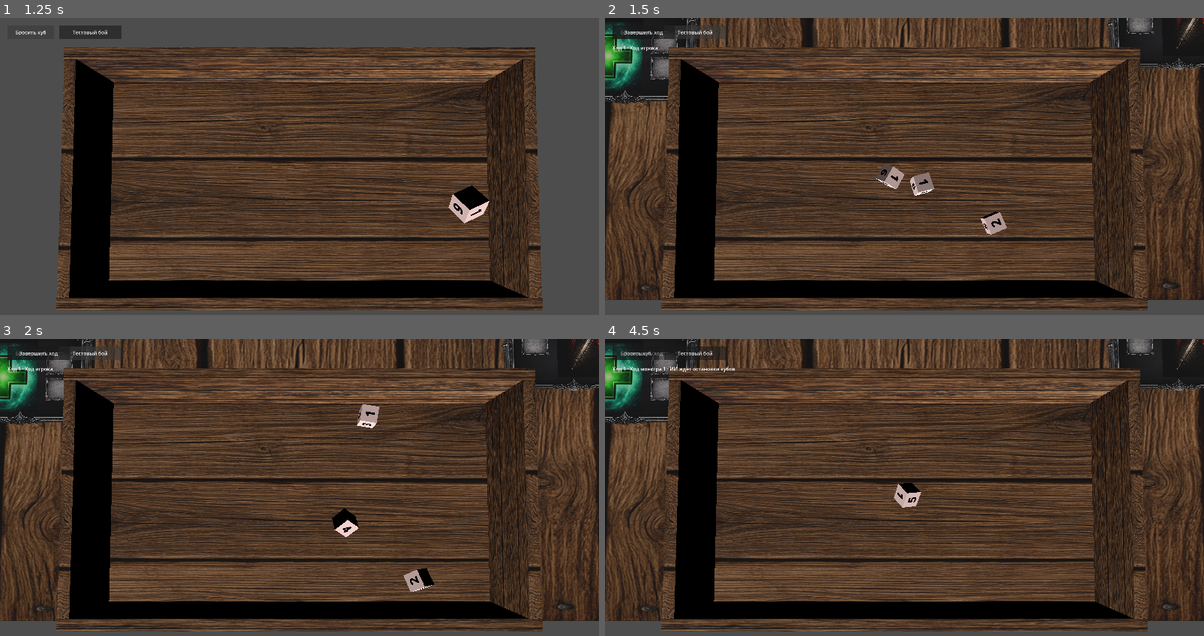
Above: before the commit, frames 1-4 (two rows, left to right).
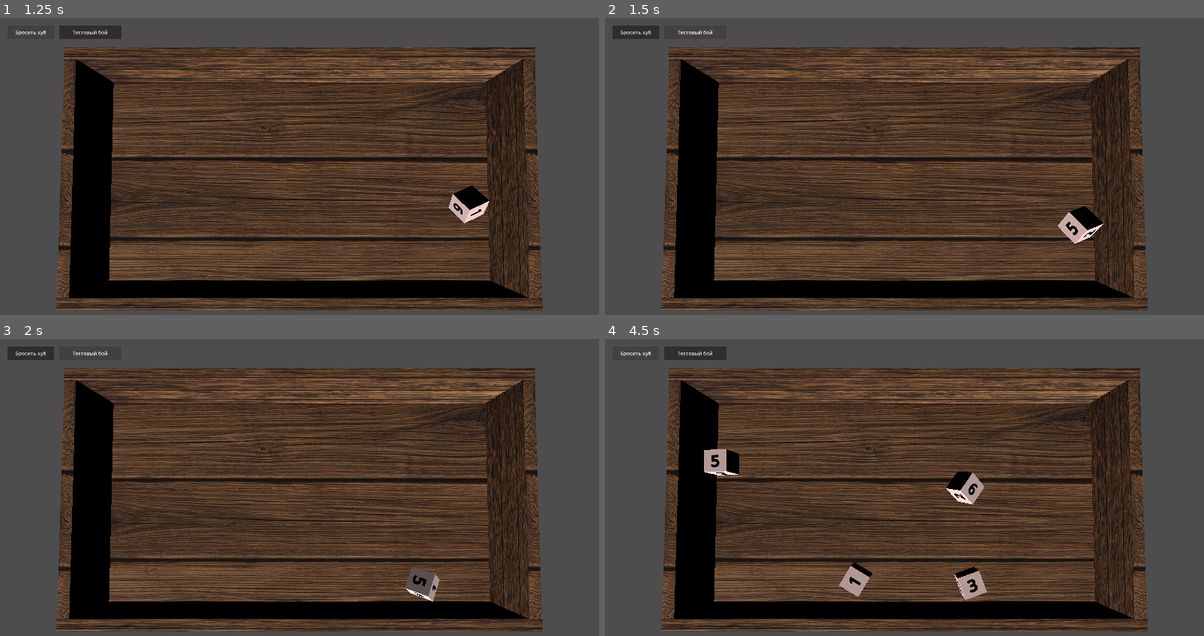
Above: after the commit, the same moments.

Repository: olegbogai-web/dicegame
Game: Godot game, scene res://scenes/board.tscn
The game is run twice, just before and just after one commit, with the same random seed, the same clock (stepped at 60 frames per second) and the same inputs.
Inputs (mouse positions are in pixels of both pictures, inside the frame that each line leads up to):
- Up to frame 1 (1.25 s): click "Бросить куб" at 0.5 s
- Up to frame 2 (1.5 s): click "Тестовый бой" at 1.25 s
- Up to frame 3 (2 s): no input
- Up to frame 4 (4.5 s): click (640, 353) at 2 s, where only the run before the commit has a clickable "Завершить ход"; click "Бросить куб" at 2.75 s; click "Тестовый бой" at 3.5 s; click "Бросить куб" at 4.25 s

Frame 1 is identical in both runs. In frame 2, 27% of the frame differs, in the area x 0-100%, y 0-95%; in frame 3, 27%; in frame 4, 28%.

Commit message:
Revert "Адаптация логики боя под res://scenes/new_battle_table.tscn"

Diff:
--- a/scenes/battle_table.gd
+++ b/scenes/battle_table.gd
@@ -24,17 +24,16 @@
 const ACTIVATION_ANIMATION_DURATION := 0.5
 const ACTIVATION_TARGET_LIFT_Y := 0.4
 
-@onready var _camera: Camera3D = _resolve_camera()
-@onready var _board: BoardController = get_node_or_null(^"board") as BoardController
-@onready var _floor: MeshInstance3D = _resolve_floor_mesh()
-@onready var _left_floor: MeshInstance3D = get_node_or_null(^"left_floor") as MeshInstance3D
-@onready var _right_floor: MeshInstance3D = get_node_or_null(^"right_floor") as MeshInstance3D
-@onready var _player_sprite: MeshInstance3D = get_node_or_null(^"player_sprite") as MeshInstance3D
-@onready var _monster_sprite_template: MeshInstance3D = get_node_or_null(^"monster_sprite") as MeshInstance3D
-@onready var _player_ability_template: MeshInstance3D = _resolve_player_ability_template()
-@onready var _monster_ability_template: MeshInstance3D = _resolve_monster_ability_template()
-@onready var _end_turn_button: Button = _resolve_end_turn_button()
-@onready var _turn_status_label: Label = _resolve_turn_status_label()
+@onready var _camera: Camera3D = $Camera3D
+@onready var _board: BoardController = $board
+@onready var _left_floor: MeshInstance3D = $left_floor
+@onready var _right_floor: MeshInstance3D = $right_floor
+@onready var _player_sprite: MeshInstance3D = $player_sprite
+@onready var _monster_sprite_template: MeshInstance3D = $monster_sprite
+@onready var _player_ability_template: MeshInstance3D = $ability_frame
+@onready var _monster_ability_template: MeshInstance3D = $ability_frame2
+@onready var _end_turn_button: Button = $UI/EndTurnButton
+@onready var _turn_status_label: Label = $UI/TurnStatusLabel
 
 var battle_room_data: BattleRoom
 var _generated_monster_sprites: Array[Node] = []
@@ -48,78 +47,6 @@
 var _selected_mouse_anchor := Vector3.ZERO
 var _activation_in_progress := false
 var _turn_transition_in_progress := false
-
-
-func _resolve_camera() -> Camera3D:
-	var camera := get_node_or_null(^"battle_camera") as Camera3D
-	if camera == null:
-		camera = get_node_or_null(^"Camera3D") as Camera3D
-	return camera
-
-
-func _resolve_floor_mesh() -> MeshInstance3D:
-	var floor := get_node_or_null(^"floor") as MeshInstance3D
-	if floor != null:
-		return floor
-	return _left_floor if _left_floor != null else _right_floor
-
-
-func _resolve_end_turn_button() -> Button:
-	var button := get_node_or_null(^"UI/EndTurnButton") as Button
-	if button == null and _board != null:
-		button = _board.get_node_or_null(^"UI/EndTurnButton") as Button
-	return button
-
-
-func _resolve_turn_status_label() -> Label:
-	var label := get_node_or_null(^"UI/TurnStatusLabel") as Label
-	if label == null and _board != null:
-		label = _board.get_node_or_null(^"UI/TurnStatusLabel") as Label
-	return label
-
-
-func _resolve_player_ability_template() -> MeshInstance3D:
-	var frames := _collect_ability_frame_templates()
-	if frames.is_empty():
-		return null
-	frames.sort_custom(func(a: MeshInstance3D, b: MeshInstance3D) -> bool:
-		return a.transform.origin.x < b.transform.origin.x
-	)
-	return frames[0]
-
-
-func _resolve_monster_ability_template() -> MeshInstance3D:
-	var frames := _collect_ability_frame_templates()
-	if frames.is_empty():
-		return null
-	frames.sort_custom(func(a: MeshInstance3D, b: MeshInstance3D) -> bool:
-		return a.transform.origin.x < b.transform.origin.x
-	)
-	return frames[frames.size() - 1]
-
-
-func _collect_ability_frame_templates() -> Array[MeshInstance3D]:
-	var frames: Array[MeshInstance3D] = []
-	for child in get_children():
-		if not child is MeshInstance3D:
-			continue
-		var mesh_child := child as MeshInstance3D
-		if not String(mesh_child.name).begins_with("ability_frame"):
-			continue
-		frames.append(mesh_child)
-	return frames
-
-
-func _get_stack_anchor(template: MeshInstance3D, fallback: Vector3) -> Vector3:
-	if template != null:
-		return template.transform.origin
-	return fallback
-
-
-func _get_sprite_anchor(template: MeshInstance3D, fallback: Vector3) -> Vector3:
-	if template != null:
-		return template.transform.origin
-	return fallback
 
 
 func _ready() -> void:
@@ -191,23 +118,17 @@
 
 
 func _apply_floor_textures() -> void:
-	if _left_floor != null or _right_floor != null:
-		_apply_texture_to_mesh(_left_floor, battle_room_data.left_floor_texture)
-		_apply_texture_to_mesh(_right_floor, battle_room_data.right_floor_texture)
-	elif _floor != null:
-		var floor_texture := battle_room_data.left_floor_texture if battle_room_data.left_floor_texture != null else battle_room_data.right_floor_texture
-		_apply_texture_to_mesh(_floor, floor_texture)
+	_apply_texture_to_mesh(_left_floor, battle_room_data.left_floor_texture)
+	_apply_texture_to_mesh(_right_floor, battle_room_data.right_floor_texture)
 
 
 func _apply_player_sprite() -> void:
 	var player_view := battle_room_data.player_view
-	if _player_sprite == null:
-		return
 	_player_sprite.visible = player_view != null and player_view.sprite != null
 	if not _player_sprite.visible:
 		return
 	_apply_texture_to_mesh(_player_sprite, player_view.sprite)
-	_player_sprite.transform = Transform3D(Basis.from_scale(player_view.base_scale), _get_sprite_anchor(_player_sprite, BattleRoomScript.PLAYER_SPRITE_POSITION))
+	_player_sprite.transform = Transform3D(Basis.from_scale(player_view.base_scale), BattleRoomScript.PLAYER_SPRITE_POSITION)
 	_apply_health_bar(_player_sprite, battle_room_data.get_player_health_ratio())
 	_apply_health_text(_player_sprite, battle_room_data.get_player_health_values(), ^"HP_frame/HP_text_player")
 
@@ -217,14 +138,11 @@
 	_monster_sprite_states.clear()
 
 	var monster_views := battle_room_data.monster_views
-	if _monster_sprite_template == null:
-		return
 	if monster_views.is_empty():
 		_monster_sprite_template.visible = false
 		return
 
 	var offsets := _build_centered_offsets(monster_views.size(), BattleRoomScript.STACK_SPACING_Z)
-	var sprite_anchor := _get_sprite_anchor(_monster_sprite_template, BattleRoomScript.MONSTER_SPRITE_POSITION)
 	for index in monster_views.size():
 		var target_sprite := _monster_sprite_template if index == 0 else _duplicate_sprite_template(_monster_sprite_template, _generated_monster_sprites)
 		var monster_view = monster_views[index]
@@ -234,7 +152,7 @@
 		_apply_texture_to_mesh(target_sprite, monster_view.sprite)
 		target_sprite.transform = Transform3D(
 			Basis.from_scale(monster_view.base_scale),
-			sprite_anchor + Vector3(0.0, 0.0, offsets[index])
+			BattleRoomScript.MONSTER_SPRITE_POSITION + Vector3(0.0, 0.0, offsets[index])
 		)
 		_apply_health_bar(target_sprite, battle_room_data.get_monster_health_ratio(index))
 		_apply_monster_health_text(target_sprite, battle_room_data.get_monster_health_values(index))
@@ -252,17 +170,11 @@
 ) -> void:
 	_clear_generated_nodes(generated_nodes)
 
-	if template == null:
-		return
-
 	if abilities.is_empty():
 		template.visible = false
 		return
 
-	var anchor := _get_stack_anchor(
-		template,
-		BattleRoomScript.PLAYER_ABILITY_FRAME_POSITION if template == _player_ability_template else BattleRoomScript.MONSTER_ABILITY_FRAME_POSITION
-	)
+	var anchor := BattleRoomScript.PLAYER_ABILITY_FRAME_POSITION if template == _player_ability_template else BattleRoomScript.MONSTER_ABILITY_FRAME_POSITION
 	var offsets := _build_centered_offsets(abilities.size(), BattleRoomScript.STACK_SPACING_Z)
 	for index in abilities.size():
 		var frame := template if index == 0 else _duplicate_frame_template(template, generated_nodes)
@@ -282,8 +194,6 @@
 	_clear_generated_nodes(_generated_monster_ability_frames)
 	_monster_ability_frame_states.clear()
 	var monster_entries := battle_room_data.get_monster_ability_entries()
-	if _monster_ability_template == null:
-		return
 	if monster_entries.is_empty():
 		_monster_ability_template.visible = false
 		return
@@ -298,7 +208,7 @@
 			continue
 		frame.transform = Transform3D(
 			frame.transform.basis,
-			_get_stack_anchor(_monster_ability_template, BattleRoomScript.MONSTER_ABILITY_FRAME_POSITION) + Vector3(0.0, 0.0, offsets[index])
+			BattleRoomScript.MONSTER_ABILITY_FRAME_POSITION + Vector3(0.0, 0.0, offsets[index])
 		)
 		_apply_ability_icon(frame, ability)
 		_apply_dice_places(frame, battle_room_data.get_required_dice_slots(ability))
@@ -846,8 +756,7 @@
 					return {
 						"kind": &"all_monsters",
 					}
-			var enemy_floor := _right_floor if _right_floor != null else _floor
-			if _screen_point_hits_mesh(enemy_floor, screen_point):
+			if _screen_point_hits_mesh(_right_floor, screen_point):
 				return {
 					"kind": &"all_monsters",
 				}
--- a/scenes/new_battle_table.tscn
+++ b/scenes/new_battle_table.tscn
@@ -1,7 +1,6 @@
 [gd_scene format=3 uid="uid://bmhmm75b4swd3"]
 
 [ext_resource type="PackedScene" uid="uid://0ssqyi084mdh" path="res://scenes/board.tscn" id="1_47dlb"]
-[ext_resource type="Script" uid="uid://dasggp047n2cm" path="res://scenes/battle_table.gd" id="2_battle"]
 [ext_resource type="Texture2D" uid="uid://dxoj7vm840xgf" path="res://assets/material/dangeon_floor_2.png" id="3_5yklm"]
 [ext_resource type="Texture2D" uid="uid://b6ojmoowtta8k" path="res://assets/ui/base_frame_mid_v2.png" id="4_euvx7"]
 [ext_resource type="Texture2D" uid="uid://bjpqv8q13kqq7" path="res://assets/ui/base_frame_mid.png" id="5_ovkts"]
@@ -70,7 +69,6 @@
 [sub_resource type="PlaneMesh" id="PlaneMesh_v2h1w"]
 
 [node name="Node3D" type="Node3D" unique_id=2051974326]
-script = ExtResource("2_battle")
 
 [node name="board" parent="." unique_id=1670483730 instance=ExtResource("1_47dlb")]
 transform = Transform3D(1.3, 0, 0, 0, 1.3, 0, 0, 0, 1.3, 0, 0.11484551, 4.2813234)
@@ -188,19 +186,3 @@
 transform = Transform3D(-3.156934e-08, 0, -0.48148146, 0, 0.7222223, 0, 0.7222223, 0, -2.1046223e-08, -0.25925922, 0.0055555403, 0)
 material_override = SubResource("StandardMaterial3D_y5gjq")
 mesh = SubResource("PlaneMesh_v2h1w")
-
-[node name="UI" type="CanvasLayer" parent="." unique_id=2026032301]
-
-[node name="EndTurnButton" type="Button" parent="UI" unique_id=2026032302]
-offset_left = 24.0
-offset_top = 24.0
-offset_right = 224.0
-offset_bottom = 68.0
-text = "Завершить ход"
-
-[node name="TurnStatusLabel" type="Label" parent="UI" unique_id=2026032303]
-offset_left = 24.0
-offset_top = 84.0
-offset_right = 480.0
-offset_bottom = 116.0
-text = "Ожидание боя"
--- a/ui/scripts/board_controller.gd
+++ b/ui/scripts/board_controller.gd
@@ -7,7 +7,7 @@
 @export_category("Board References")
 @export var floor_path: NodePath = ^"floor"
 @export var default_dice_scene: PackedScene
-@export_file("*.tscn") var test_battle_scene_path := "res://scenes/new_battle_table.tscn"
+@export_file("*.tscn") var test_battle_scene_path := "res://scenes/battle_table.tscn"
 
 @export_category("Spawn Bounds")
 @export var spawn_bounds_margin: Vector2 = Vector2(0.15, 0.15)
